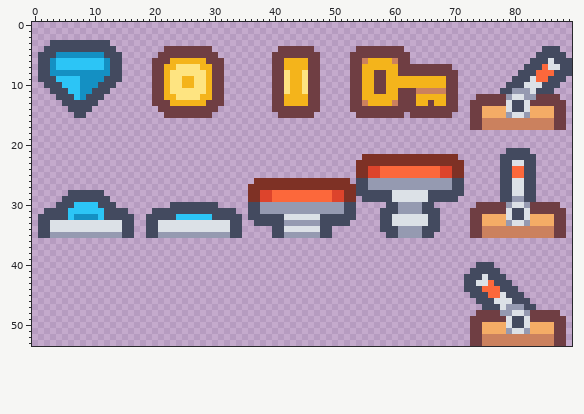
One commit to this sprite sheet: Sprites/Tilesets/interactables_spritesheet.png. The picture above is the old version.
The file is 90x54 pixels. Colours within 5 levels of each other are drawn and written as one.
Once edited:
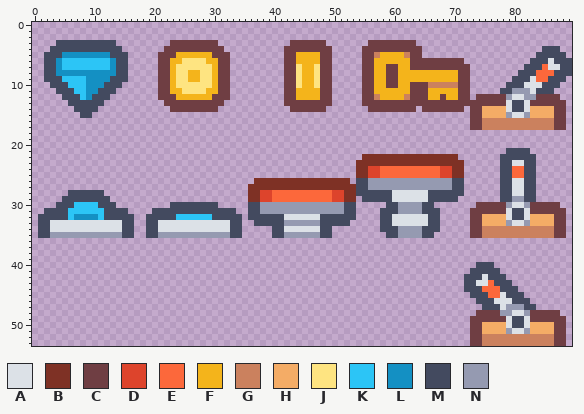
Palette (. is transparent): A #dce1e7  B #7e3125  C #6f3e43  D #dd442c  E #fc683b  F #f4b41b  G #cb815e  H #f4ac66  J #fee481  K #2cc5f6  L #1490c3  M #434a5f  N #959ab1
Message: Fix: interactable spritesheet Update interactables spritesheet removing position offset from key, diamond and coins collectibles.
What changed:
@@ x 0..89 @@
  2 ..........................................................................................
- 3 ...MMMMMMMMMM.............................................................................
- 4 ..MMMMMMMMMMMM........CCCCCCCC...........CCCCCC.......CCCCCCCC.......................MMM..
- 5 .MMMLLLLLLLLMMM......CCCCCCCCCC.........CCCCCCCC.....CCCCCCCCCC.....................MMMMM.
- 6 .MMLKKKKKKKKLMM.....CCCFFFFFFCCC........CCFFFFCC.....CCGFFFFGCC....................MMMAMMM
- 7 .MMLKKKKKKKKLMM.....CCFFJJJJFFCC........CCFFFFCC.....CCFFFFFFCCCCCCCCC............MMMEAAMM
- 8 .MMLLLLLLLLLLMM.....CCFJJJJJJFCC........CCJFFJCC.....CCFFCCFFCCCCCCCCCC..........MMMEEEMMM
- 9 .MMMKKKKLLLLMMM.....CCFJJFFJJFCC........CCJFFJCC.....CCFFCCFFFFFFFFFFCC.........MMMAEEMMM.
-10 ..MMMKKKLLLMMM......CCFJJFFJJFCC........CCJFFJCC.....CCFFCCFFFFFFFFFFCC........MMMAAAMMM..
-11 ...MMMKKLLMMM.......CCFJJJJJJFCC........CCJFFJCC.....CCFFCCFFCCCGGGGGCC.......MMNNNAMMM...
-12 ....MMMKLMMM........CCFFJJJJFFCC........CCFFFFCC.....CCFFFFFFCCCFFFFFCC...CCCCCNAANNCCCC..
-13 .....MMMMMM.........CCCFFFFFFCCC........CCFFFFCC.....CCGFFFFGCCCFFCFFCC..CCCCCCAMMACCCCCC.
-14 ......MMMM...........CCCCCCCCCC.........CCCCCCCC.....CCCCCCCCCCCCCCCCCC..CCHHHHAMMAHHHHCC.
-15 .......MM.............CCCCCCCC...........CCCCCC.......CCCCCCCC.CCCCCCC...CCHHHHNAANHHHHCC.
+ 3 ....MMMMMMMMMM.........CCCCCCCC............CCCCCC.......CCCCCCCC..........................
+ 4 ...MMMMMMMMMMMM.......CCCCCCCCCC..........CCCCCCCC.....CCCCCCCCCC....................MMM..
+ 5 ..MMMLLLLLLLLMMM.....CCCFFFFFFCCC.........CCFFFFCC.....CCGFFFFGCC...................MMMMM.
+ 6 ..MMLKKKKKKKKLMM.....CCFFJJJJFFCC.........CCFFFFCC.....CCFFFFFFCCCCCCCCC...........MMMAMMM
+ 7 ..MMLKKKKKKKKLMM.....CCFJJJJJJFCC.........CCJFFJCC.....CCFFCCFFCCCCCCCCCC.........MMMEAAMM
+ 8 ..MMLLLLLLLLLLMM.....CCFJJFFJJFCC.........CCJFFJCC.....CCFFCCFFFFFFFFFFCC........MMMEEEMMM
+ 9 ..MMMKKKKLLLLMMM.....CCFJJFFJJFCC.........CCJFFJCC.....CCFFCCFFFFFFFFFFCC.......MMMAEEMMM.
+10 ...MMMKKKLLLMMM......CCFJJJJJJFCC.........CCJFFJCC.....CCFFCCFFCCCGGGGGCC......MMMAAAMMM..
+11 ....MMMKKLLMMM.......CCFFJJJJFFCC.........CCFFFFCC.....CCFFFFFFCCCFFFFFCC.....MMNNNAMMM...
+12 .....MMMKLMMM........CCCFFFFFFCCC.........CCFFFFCC.....CCGFFFFGCCCFFCFFCC.CCCCCNAANNCCCC..
+13 ......MMMMMM..........CCCCCCCCCC..........CCCCCCCC.....CCCCCCCCCCCCCCCCCCCCCCCCAMMACCCCCC.
+14 .......MMMM............CCCCCCCC............CCCCCC.......CCCCCCCC.CCCCCCC.CCHHHHAMMAHHHHCC.
+15 ........MM...............................................................CCHHHHNAANHHHHCC.
 16 .........................................................................CCGGGGGGGGGGGGCC.
Changed places in both pictures, as pixel boxes (x1, y1, x2, y2):
changed: (38, 40, 230, 118)
changed: (272, 40, 470, 118)
